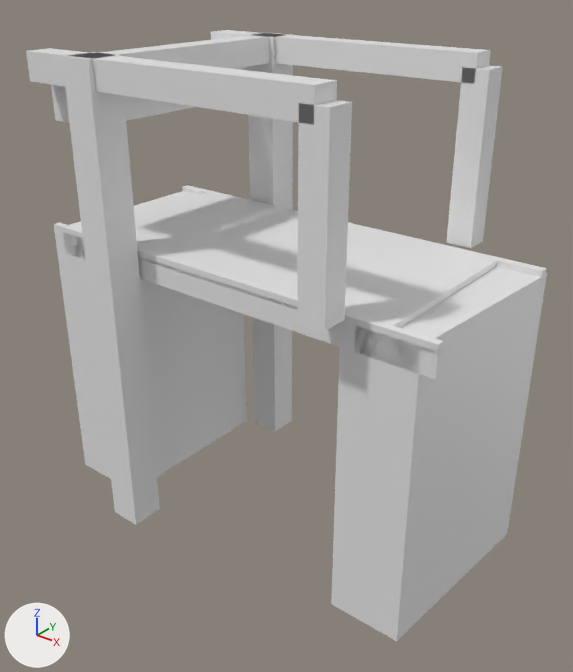
Two versions of the glTF model models/rijnsburg/rijnsburg-brug-3cdc0192/rijnsburg-brug-3cdc0192.glb, one commit apart.
Rendered twice from a 50 mm lens placed at (16.0, -19.7, 9.3), pointed at (0.4, -0.3, -2.7). The axes (+X, +Y, +Z) are drawn at lower left. The lights are the same throughout. The picture after the commit comes second.

Names of what the first picture shows: 'building:balans', 'building:balans 2', 'building:contragewicht', 'building:hamei', 'building:hamei 2', 'building:hangstang', 'building:hangstang 2', 'building:portaal', 'road:dek', 'road:fietspad', 'road:landhoofd (aangenomen)', 'road:landhoofd (aangenomen) 2', 'road:voetpad'.
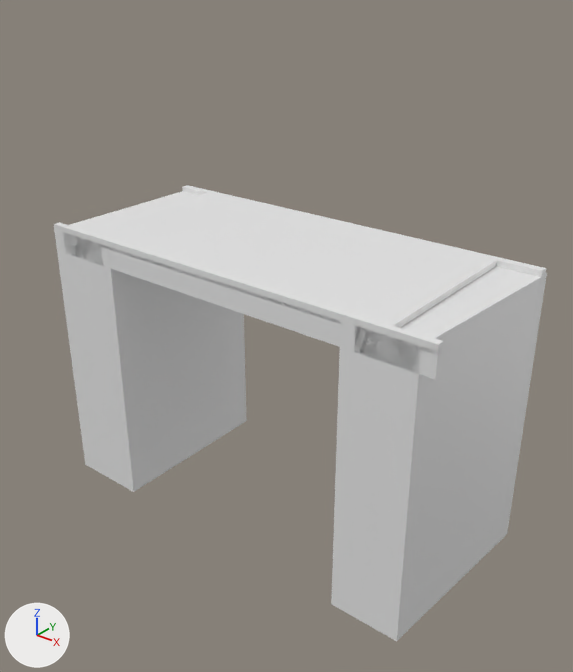
Where the change shows, as pixel boxes (x1, y1, x2, y2) in the pictures (573 x 672 px):
```json
{"object": "building:hamei 2", "change": "deleted", "before": [62, 52, 160, 525]}
{"object": "building:hangstang 2", "change": "deleted", "before": [297, 100, 352, 331]}
{"object": "building:balans 2", "change": "deleted", "before": [26, 48, 337, 125]}
{"object": "building:hamei", "change": "deleted", "before": [247, 33, 293, 432]}
{"object": "building:balans", "change": "deleted", "before": [211, 30, 491, 84]}
{"object": "building:hangstang", "change": "deleted", "before": [446, 65, 503, 248]}
{"object": "building:portaal", "change": "deleted", "before": [83, 34, 279, 69]}
{"object": "building:contragewicht", "change": "deleted", "before": [51, 67, 247, 123]}
```

Scene script edits in JSON lines:
```json
{"op": "remove", "block": "ob_building_hamei", "code": ["ob_building_hamei = bpy.data.objects.new('building:hamei', me_hamei)", "ob_building_hamei.location = (0.0, 0.0, 0.0)"]}
{"op": "remove", "block": "ob_building_hamei_2", "code": ["ob_building_hamei_2 = bpy.data.objects.new('building:hamei 2', me_hamei_2)", "ob_building_hamei_2.location = (0.0, 0.0, 0.0)"]}
{"op": "remove", "block": "ob_building_portaal", "code": ["ob_building_portaal = bpy.data.objects.new('building:portaal', me_portaal)", "ob_building_portaal.location = (0.0, 0.0, 0.0)"]}
{"op": "remove", "block": "ob_building_balans", "code": ["ob_building_balans = bpy.data.objects.new('building:balans', me_balans)", "ob_building_balans.location = (0.0, 0.0, 0.0)"]}
{"op": "remove", "block": "ob_building_hangstang", "code": ["ob_building_hangstang = bpy.data.objects.new('building:hangstang', me_hangstang)", "ob_building_hangstang.location = (0.0, 0.0, 0.0)"]}
{"op": "remove", "block": "ob_building_balans_2", "code": ["ob_building_balans_2 = bpy.data.objects.new('building:balans 2', me_balans_2)", "ob_building_balans_2.location = (0.0, 0.0, 0.0)"]}
{"op": "remove", "block": "ob_building_hangstang_2", "code": ["ob_building_hangstang_2 = bpy.data.objects.new('building:hangstang 2', me_hangstang_2)", "ob_building_hangstang_2.location = (0.0, 0.0, 0.0)"]}
{"op": "remove", "block": "ob_building_contragewicht", "code": ["ob_building_contragewicht = bpy.data.objects.new('building:contragewicht', me_contragewicht)", "ob_building_contragewicht.location = (0.0, 0.0, 0.0)"]}
```
